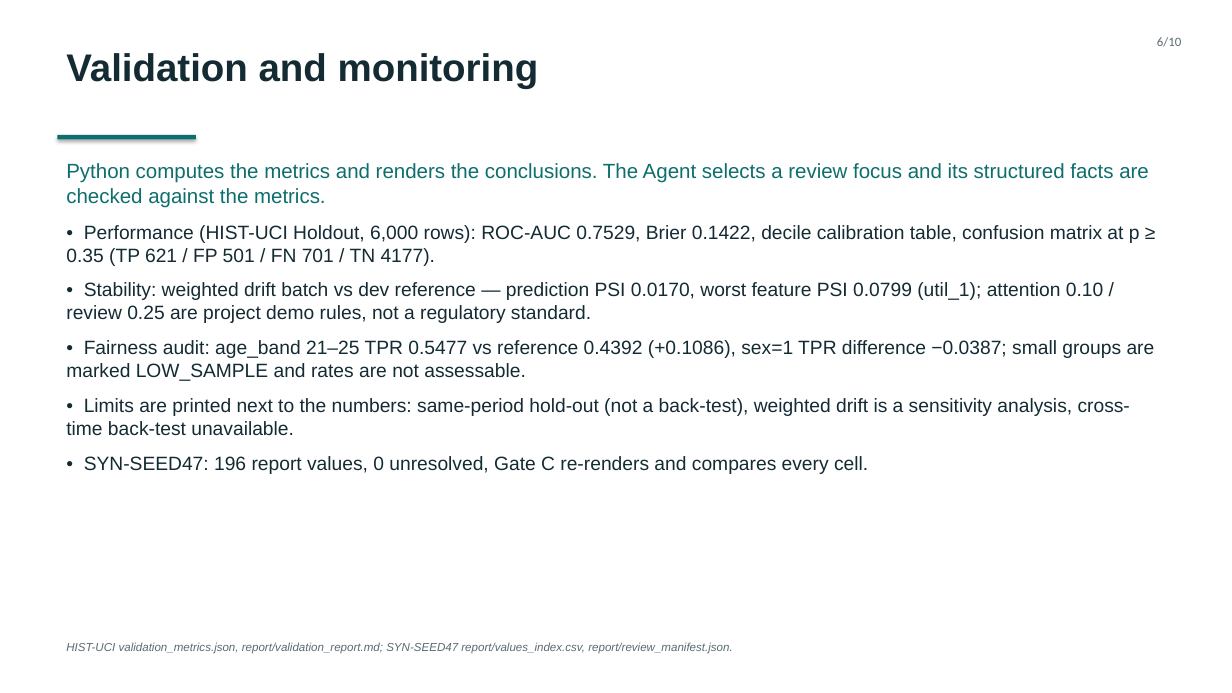
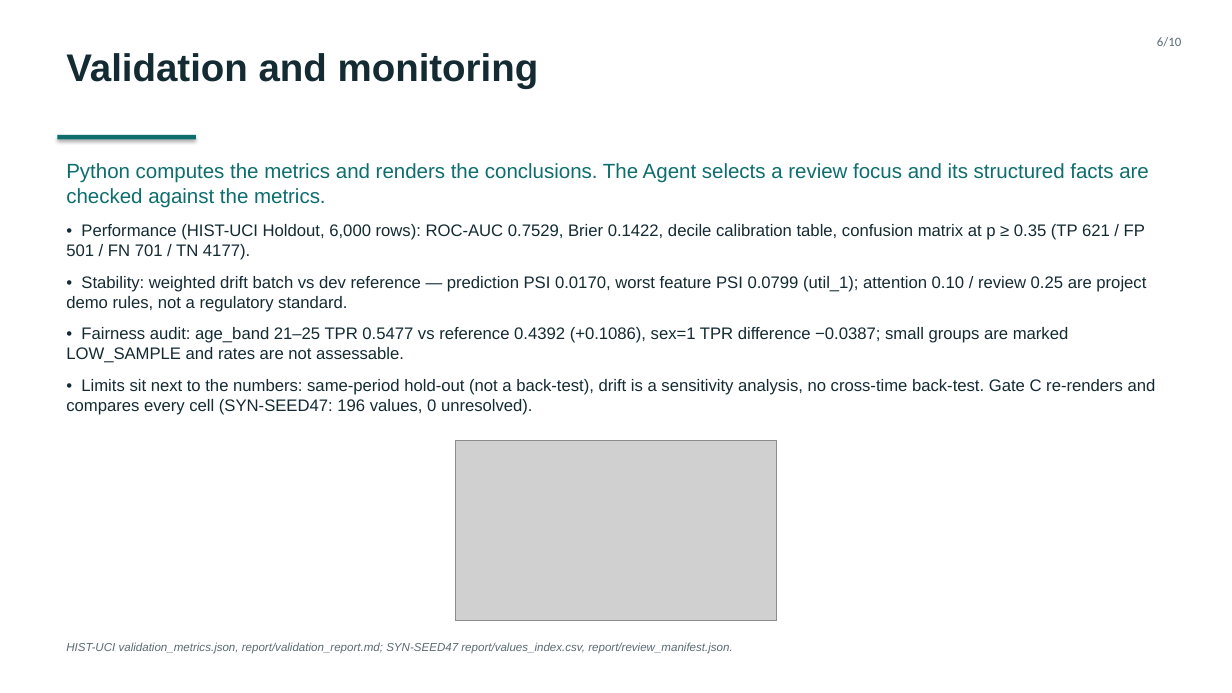
Before and after one commit to wufangxun106334-pixel/model-risk-factory, a slide deck: slide 6 of materials/solution_deck.pptx. Drawn at 1232x693 pixels with LibreOffice and Linux fonts; fonts in the diff are those of the drawing; grey boxes stand for pictures. Boxes give left, top, right and bottom in pixels: in the first picture for what was removed or moved away, otherwise in the second. Text is boxed around its words. In the diff, an @@ line names an element or a change of style, - is before the commit and + after.

```diff
--- a/materials/solution_deck.pptx
+++ b/materials/solution_deck.pptx
@@ text at (66, 224, 1146, 363): size 15 to 13 pt in "• Performance (HIST-UCI Holdout, 6,000 rows): ROC-AUC ...", "• Stability: weighted drift batch vs dev ...", "• Fairness audit: age_band 21–25 TPR 0.5477 ..." @@
@@ text at (66, 379, 1156, 415): text changed; size 15 to 13 pt @@
-• Limits are printed next to the numbers: same-period hold-out (not a back-test), weighted drift is a sensitivity analysis, cross-time back-test unavailable.
-• SYN-SEED47: 196 report values, 0 unresolved, Gate C re-renders and compares every cell.
+• Limits sit next to the numbers: same-period hold-out (not a back-test), drift is a sensitivity analysis, no cross-time back-test. Gate C re-renders and compares every cell (SYN-SEED47: 196 values, 0 unresolved).
@@ picture added at (456, 440, 777, 621) @@
```
Also in this commit, not shown: 6 other slides changed, 8 other files.
